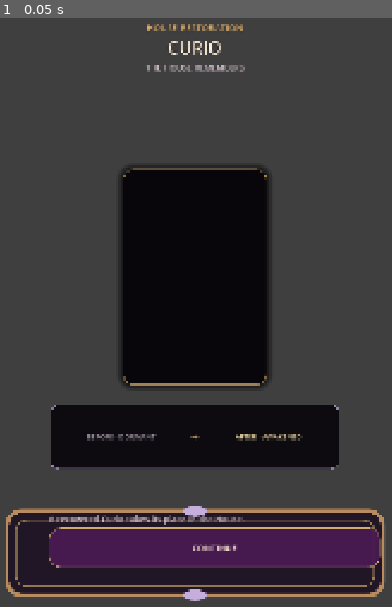
Above: before the commit, frame 1.
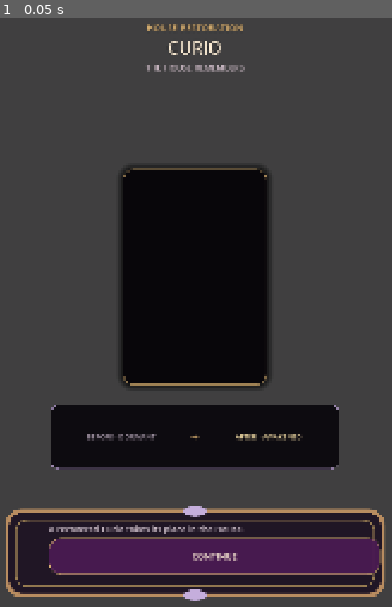
Above: after the commit, the same moment.

Repository: Jay-prodesign/akilta-match3
Game: Godot game, scene res://src/ui/home/restoration_overlay.tscn
The game is run twice, just before and just after one commit, with the same random seed, the same clock (stepped at 60 frames per second) and the same inputs. This scene is started directly instead of the project's main scene.
Inputs:
- Up to frame 1 (0.05 s): no input

The runs differ from the first frame. In frame 1, 3.3% of the frame differs, in the area x 12-98%, y 84-95%.

Commit message:
Clear restoration copy from ceremonial frame

Diff:
--- a/src/ui/home/restoration_overlay.tscn
+++ b/src/ui/home/restoration_overlay.tscn
@@ -200,6 +200,11 @@
 layout_mode = 2
 theme_override_constants/separation = 6
 
+[node name="TopPad" type="Control" parent="CeremonyCard/CeremonyContent"]
+custom_minimum_size = Vector2(0, 18)
+layout_mode = 2
+mouse_filter = 2
+
 [node name="CeremonyRow" type="HBoxContainer" parent="CeremonyCard/CeremonyContent"]
 layout_mode = 2
 theme_override_constants/separation = 12
@@ -223,7 +228,7 @@
 autowrap_mode = 2
 
 [node name="Continue" type="Button" parent="CeremonyCard/CeremonyContent/CeremonyRow/Copy"]
-custom_minimum_size = Vector2(0, 96)
+custom_minimum_size = Vector2(0, 88)
 layout_mode = 2
 theme_override_colors/font_color = Color(1, 0.941, 0.847, 1)
 theme_override_font_sizes/font_size = 21
--- a/tests/integration/test_restoration_presentation.gd
+++ b/tests/integration/test_restoration_presentation.gd
@@ -49,6 +49,9 @@
 		_expect(not bool(living.get("breathing_active", true)), "Reduced Motion must keep Living House lighting static")
 		_expect(int(living.get("restored_curio_count", 0)) == 2, "stage 2 Living House must reflect two persistent Curios")
 	_expect(reduced_card != null and reduced_card.size.y <= reduced.size.y * 0.13, "Restoration ceremony summary must stay compact over the House world")
+	_expect(reduced_card != null and reduced_card.get_node_or_null("CeremonyContent/TopPad") != null, "Restoration ceremony must reserve a top inset inside production chrome")
+	var reduced_continue := reduced.get_node_or_null("RestorationOverlay/CeremonyCard/CeremonyContent/CeremonyRow/Copy/Continue") as Button
+	_expect(reduced_continue != null and reduced_continue.custom_minimum_size.y >= 88.0, "Restoration CTA must preserve the 88px touch target after chrome inset")
 	_expect(reduced_hero != null and reduced_hero.texture != null, "Restoration must render the recovered Curio motif as production hero artwork while exact item identity remains in the summary")
 	var reduced_overlay_contract: Dictionary = reduced.get_node("RestorationOverlay").restoration_contract()
 	_expect(bool(reduced_overlay_contract.get("house_first_composition", false)), "Restoration must keep the recovered Curio bounded so the House remains the visual hero")
@@ -81,6 +84,7 @@
 		_expect(float(living.get("stage_veil_alpha", 1.0)) < 0.10, "stage 3 House must reveal nearly all authored environment luminance")
 		_expect(int(living.get("restored_curio_count", 0)) == 3, "stage 3 Living House must reflect all three persistent Curios")
 	_expect(animated_card != null and animated_card.size.y <= animated.size.y * 0.13, "Animated ceremony summary must stay compact over the House world")
+	_expect(animated_card != null and animated_card.get_node_or_null("CeremonyContent/TopPad") != null, "Animated restoration must preserve the production-chrome top inset")
 	_expect(animated_hero != null and animated_hero.texture != null, "Animated restoration must retain the recovered Curio production motif")
 	var animated_overlay_contract: Dictionary = animated.get_node("RestorationOverlay").restoration_contract()
 	_expect(bool(animated_overlay_contract.get("house_first_composition", false)), "Animated restoration must preserve the bounded House-first Curio composition")
